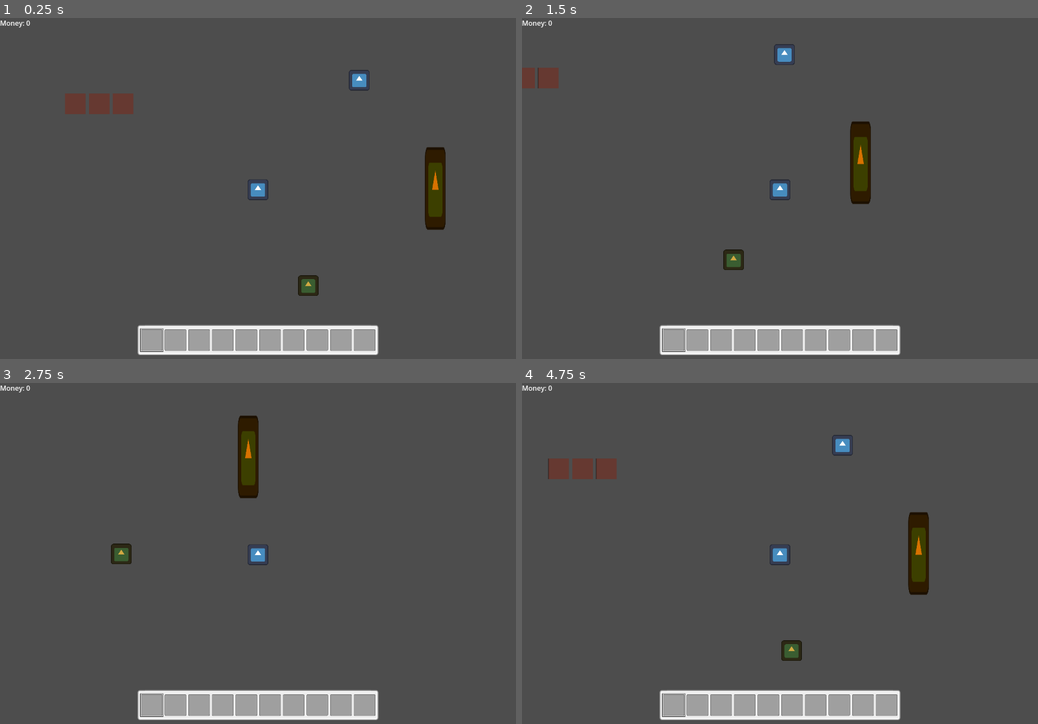
Above: before the commit, frames 1-4 (two rows, left to right).
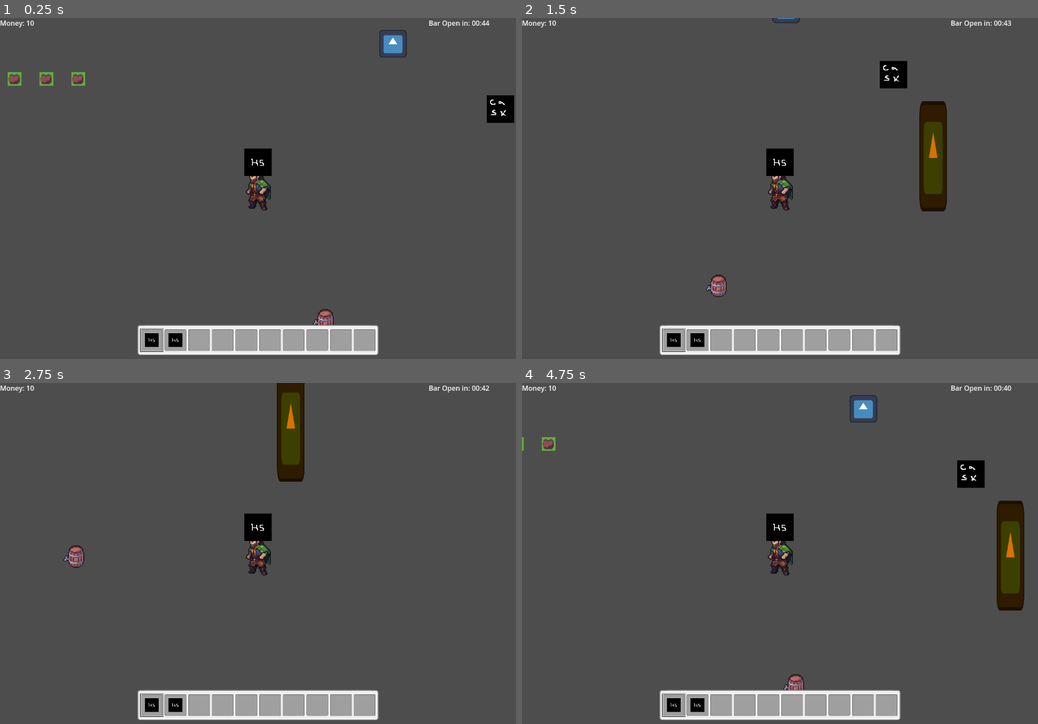
Above: after the commit, the same moments.

Repository: skyegrey/dwarf-brewing-co
Game: Godot game, scene res://scenes/main.tscn
The game is run twice, just before and just after one commit, with the same random seed, the same clock (stepped at 60 frames per second) and the same inputs. The engine's default icon, where the game draws it, is replaced by a stand-in: a white triangle on a blue panel in a dark square.
Inputs:
- Up to frame 1 (0.25 s): no input
- Up to frame 2 (1.5 s): tap Enter at 0.5 s; hold Right (ui_right) 0.53-1.28 s; hold Down (ui_down) from 1.28 s (still down)
- Up to frame 3 (2.75 s): release Down (ui_down) at 2.03 s; hold Right (ui_right) from 2.03 s (still down)
- Up to frame 4 (4.75 s): release Right (ui_right) at 2.78 s; hold Up (ui_up) 2.78-3.53 s; hold Left (ui_left) from 3.53 s (still down)

The runs differ from the first frame. In frame 1, 4.3% of the frame differs, in the area x 1-100%, y 0-97%; in frame 2, 5.2%; in frame 3, 4.0%; in frame 4, 5.8%, in the area x 0-98%, y 0-97%.

Commit message:
Bar quests, sprite updates, starting inventory, bar patrons

Diff:
--- /dev/null
+++ b/dwarf-brewing-co/resources/classes/plant_resource.gd
@@ -0,0 +1,4 @@
+class_name PlantResource extends Resource
+
+@export var growth_sprite: AtlasTexture
+@export var grown_sprite: AtlasTexture
--- /dev/null
+++ b/dwarf-brewing-co/resources/instances/plants/hops_plant.tres
@@ -0,0 +1,18 @@
+[gd_resource type="Resource" script_class="PlantResource" load_steps=5 format=3 uid="uid://bn61sdf1bcb8y"]
+
+[ext_resource type="Script" uid="uid://jv7ovcq6w0jo" path="res://resources/classes/plant_resource.gd" id="1_evtmb"]
+[ext_resource type="Texture2D" uid="uid://bl1jlvc1ancna" path="res://assets/item_sprites/spritesheet.png" id="1_wyr1x"]
+
+[sub_resource type="AtlasTexture" id="AtlasTexture_43deh"]
+atlas = ExtResource("1_wyr1x")
+region = Rect2(128, 32, 32, 32)
+
+[sub_resource type="AtlasTexture" id="AtlasTexture_kpuc0"]
+atlas = ExtResource("1_wyr1x")
+region = Rect2(128, 0, 32, 32)
+
+[resource]
+script = ExtResource("1_evtmb")
+growth_sprite = SubResource("AtlasTexture_kpuc0")
+grown_sprite = SubResource("AtlasTexture_43deh")
+metadata/_custom_type_script = "uid://jv7ovcq6w0jo"
--- a/dwarf-brewing-co/scenes/main.tscn
+++ b/dwarf-brewing-co/scenes/main.tscn
@@ -8,11 +8,13 @@
 [ext_resource type="Script" uid="uid://clnhcq0wecm6y" path="res://scripts/computer_menu_container.gd" id="3_d1ilt"]
 [ext_resource type="Texture2D" uid="uid://5dqca73bq508" path="res://assets/grey_panel.png" id="4_6iyac"]
 [ext_resource type="Script" uid="uid://d1rp2nlqw04qn" path="res://scripts/bar_node.gd" id="5_kry3j"]
+[ext_resource type="Texture2D" uid="uid://c7yw3u18i6w3j" path="res://assets/item_sprites/character-sprite.png" id="8_a8y0u"]
 [ext_resource type="Texture2D" uid="uid://bl1jlvc1ancna" path="res://assets/item_sprites/spritesheet.png" id="8_eb6dy"]
-[ext_resource type="Script" uid="uid://b425wrfmf1r3" path="res://scripts/cask_node.gd" id="9_d1ilt"]
+[ext_resource type="Script" uid="uid://b425wrfmf1r3" path="res://scripts/keg_node.gd" id="9_d1ilt"]
 [ext_resource type="Script" uid="uid://clwdkygjpt040" path="res://scripts/computer_node.gd" id="11_ya4ey"]
-[ext_resource type="Script" uid="uid://0kh8jdrui65r" path="res://scenes/soil_nodes.gd" id="12_eb6dy"]
+[ext_resource type="Script" uid="uid://0kh8jdrui65r" path="res://scripts/soil_nodes.gd" id="12_eb6dy"]
 [ext_resource type="Texture2D" uid="uid://d2jscqdoibdlw" path="res://assets/item_sprites/spritesheet-export.png" id="14_jkv2x"]
+[ext_resource type="Script" uid="uid://ceuoqwuapvi7l" path="res://scripts/cask_node.gd" id="15_jkv2x"]
 
 [sub_resource type="AtlasTexture" id="AtlasTexture_trceg"]
 atlas = ExtResource("14_jkv2x")
@@ -20,6 +22,10 @@
 
 [sub_resource type="RectangleShape2D" id="RectangleShape2D_bo1nx"]
 size = Vector2(32, 32)
+
+[sub_resource type="AtlasTexture" id="AtlasTexture_a8y0u"]
+atlas = ExtResource("8_eb6dy")
+region = Rect2(96, 32, 32, 32)
 
 [sub_resource type="RectangleShape2D" id="RectangleShape2D_kry3j"]
 size = Vector2(32, 32)
@@ -37,6 +43,13 @@
 [sub_resource type="RectangleShape2D" id="RectangleShape2D_344ge"]
 size = Vector2(32, 32)
 
+[sub_resource type="AtlasTexture" id="AtlasTexture_jkv2x"]
+atlas = ExtResource("8_eb6dy")
+region = Rect2(96, 64, 32, 32)
+
+[sub_resource type="RectangleShape2D" id="RectangleShape2D_jbj1t"]
+size = Vector2(32, 32)
+
 [node name="Main" type="Node2D"]
 
 [node name="CanvasLayer" type="CanvasLayer" parent="."]
@@ -220,20 +233,30 @@
 layout_mode = 2
 theme_override_constants/separation = 5
 
-[node name="Inventory" type="Node" parent="."]
-unique_name_in_owner = true
-script = ExtResource("2_344ge")
+[node name="TimerUI" type="MarginContainer" parent="CanvasLayer/UI"]
+unique_name_in_owner = true
+layout_mode = 1
+anchors_preset = 1
+anchor_left = 1.0
+anchor_right = 1.0
+offset_left = -203.0
+offset_bottom = 40.0
+grow_horizontal = 0
+
+[node name="OpenTime" type="RichTextLabel" parent="CanvasLayer/UI/TimerUI"]
+unique_name_in_owner = true
+layout_mode = 2
+text = "Bar Open in: "
 
 [node name="PlayerCharacter" type="Node2D" parent="."]
 unique_name_in_owner = true
 script = ExtResource("1_8gbba")
 
 [node name="Camera2D" type="Camera2D" parent="PlayerCharacter"]
-zoom = Vector2(1.5, 1.5)
+zoom = Vector2(2, 2)
 
 [node name="PlayerSprite" type="Sprite2D" parent="PlayerCharacter"]
-scale = Vector2(0.25, 0.25)
-texture = ExtResource("1_jjgbg")
+texture = ExtResource("8_a8y0u")
 metadata/_edit_lock_ = true
 
 [node name="ActiveItemSprite" type="Sprite2D" parent="PlayerCharacter"]
@@ -248,27 +271,29 @@
 shape = SubResource("RectangleShape2D_bo1nx")
 metadata/_edit_lock_ = true
 
-[node name="CaskNode" type="Node2D" parent="."]
+[node name="Inventory" type="Node" parent="."]
+unique_name_in_owner = true
+script = ExtResource("2_344ge")
+
+[node name="KegNode" type="Node2D" parent="."]
 position = Vector2(78, 149)
 script = ExtResource("9_d1ilt")
 
-[node name="Sprite2D" type="Sprite2D" parent="CaskNode"]
-self_modulate = Color(0.81752074, 0.66219383, 0.25706986, 1)
-scale = Vector2(0.25, 0.25)
-texture = ExtResource("1_jjgbg")
-metadata/_edit_lock_ = true
-
-[node name="FinishedItemSprite" type="Sprite2D" parent="CaskNode"]
+[node name="Sprite2D" type="Sprite2D" parent="KegNode"]
+texture = SubResource("AtlasTexture_a8y0u")
+metadata/_edit_lock_ = true
+
+[node name="FinishedItemSprite" type="Sprite2D" parent="KegNode"]
 position = Vector2(0, -32)
 
-[node name="Area2D" type="Area2D" parent="CaskNode"]
-metadata/_edit_lock_ = true
-
-[node name="CollisionShape2D" type="CollisionShape2D" parent="CaskNode/Area2D"]
+[node name="Area2D" type="Area2D" parent="KegNode"]
+metadata/_edit_lock_ = true
+
+[node name="CollisionShape2D" type="CollisionShape2D" parent="KegNode/Area2D"]
 shape = SubResource("RectangleShape2D_kry3j")
 metadata/_edit_lock_ = true
 
-[node name="BrewProgressBar" type="ProgressBar" parent="CaskNode"]
+[node name="BrewProgressBar" type="ProgressBar" parent="KegNode"]
 visible = false
 offset_left = -16.0
 offset_top = -21.0
@@ -278,7 +303,7 @@
 show_percentage = false
 
 [node name="BarNode" type="Node2D" parent="."]
-position = Vector2(275, -2)
+position = Vector2(328, 1)
 script = ExtResource("5_kry3j")
 
 [node name="Sprite2D" type="Sprite2D" parent="BarNode"]
@@ -288,9 +313,23 @@
 metadata/_edit_lock_ = true
 
 [node name="Area2D" type="Area2D" parent="BarNode"]
+metadata/_edit_lock_ = true
 
 [node name="CollisionShape2D" type="CollisionShape2D" parent="BarNode/Area2D"]
 shape = SubResource("RectangleShape2D_21xkr")
+metadata/_edit_lock_ = true
+
+[node name="NewQuestTimer" type="Timer" parent="BarNode"]
+wait_time = 3.0
+
+[node name="BarOpenTimer" type="Timer" parent="BarNode"]
+wait_time = 45.0
+one_shot = true
+autostart = true
+
+[node name="Patrons" type="Node2D" parent="BarNode"]
+position = Vector2(34, -40)
+metadata/_edit_lock_ = true
 
 [node name="DwarvenComputerNode" type="Node2D" parent="."]
 position = Vector2(157, -170)
@@ -309,3 +348,26 @@
 [node name="SoilNodes" type="Node2D" parent="."]
 position = Vector2(-283, -133)
 script = ExtResource("12_eb6dy")
+
+[node name="CaskNode" type="Node2D" parent="."]
+position = Vector2(282, -94)
+script = ExtResource("15_jkv2x")
+
+[node name="Sprite2D" type="Sprite2D" parent="CaskNode"]
+texture = SubResource("AtlasTexture_jkv2x")
+metadata/_edit_lock_ = true
+
+[node name="CountLabel" type="Label" parent="CaskNode"]
+offset_left = -16.0
+offset_top = -28.0
+offset_right = 16.0
+offset_bottom = -5.0
+horizontal_alignment = 1
+vertical_alignment = 1
+
+[node name="Area2D" type="Area2D" parent="CaskNode"]
+metadata/_edit_lock_ = true
+
+[node name="CollisionShape2D" type="CollisionShape2D" parent="CaskNode/Area2D"]
+shape = SubResource("RectangleShape2D_jbj1t")
+metadata/_edit_lock_ = true
--- /dev/null
+++ b/dwarf-brewing-co/scenes/patron_node.tscn
@@ -0,0 +1,23 @@
+[gd_scene load_steps=5 format=3 uid="uid://gh08mjkhus02"]
+
+[ext_resource type="Script" uid="uid://c8n1c5qpuahks" path="res://scripts/patron_node.gd" id="1_jqhnb"]
+[ext_resource type="Texture2D" uid="uid://c7yw3u18i6w3j" path="res://assets/item_sprites/character-sprite.png" id="2_fisrr"]
+[ext_resource type="Texture2D" uid="uid://bl1jlvc1ancna" path="res://assets/item_sprites/spritesheet.png" id="3_gmjls"]
+
+[sub_resource type="AtlasTexture" id="AtlasTexture_jkv2x"]
+atlas = ExtResource("3_gmjls")
+region = Rect2(160, 0, 32, 32)
+
+[node name="PatronNode" type="Node2D"]
+script = ExtResource("1_jqhnb")
+metadata/_edit_lock_ = true
+
+[node name="Sprite" type="Sprite2D" parent="."]
+texture = ExtResource("2_fisrr")
+metadata/_edit_lock_ = true
+
+[node name="RequestSprite" type="Sprite2D" parent="."]
+position = Vector2(0, -36)
+texture = SubResource("AtlasTexture_jkv2x")
+
+[node name="RequestedItemSprite" type="Sprite2D" parent="RequestSprite"]
--- a/dwarf-brewing-co/scenes/plant_node.tscn
+++ b/dwarf-brewing-co/scenes/plant_node.tscn
@@ -1,7 +1,11 @@
-[gd_scene load_steps=4 format=3 uid="uid://bp57bmaoke17m"]
+[gd_scene load_steps=5 format=3 uid="uid://bp57bmaoke17m"]
 
 [ext_resource type="Script" uid="uid://c6aqf7qlrg5ef" path="res://scripts/plant_node.gd" id="1_fkg27"]
-[ext_resource type="Texture2D" uid="uid://qe6ck4eku0vc" path="res://icon.svg" id="2_16gpg"]
+[ext_resource type="Texture2D" uid="uid://bl1jlvc1ancna" path="res://assets/item_sprites/spritesheet.png" id="2_fkg27"]
+
+[sub_resource type="AtlasTexture" id="AtlasTexture_16gpg"]
+atlas = ExtResource("2_fkg27")
+region = Rect2(128, 0, 32, 32)
 
 [sub_resource type="StyleBoxFlat" id="StyleBoxFlat_fkg27"]
 bg_color = Color(0, 1, 0, 1)
@@ -13,16 +17,16 @@
 [node name="PlantNode" type="Node2D"]
 script = ExtResource("1_fkg27")
 
-[node name="Sprite2D" type="Sprite2D" parent="."]
+[node name="Sprite" type="Sprite2D" parent="."]
 self_modulate = Color(0, 1, 0, 1)
-scale = Vector2(0.25, 0.25)
-texture = ExtResource("2_16gpg")
+texture = SubResource("AtlasTexture_16gpg")
+offset = Vector2(0, -8)
 metadata/_edit_lock_ = true
 
 [node name="GrowthProgressBar" type="ProgressBar" parent="."]
 offset_left = -16.0
-offset_top = -21.0
+offset_top = -27.0
 offset_right = 16.0
-offset_bottom = -16.0
+offset_bottom = -22.0
 theme_override_styles/fill = SubResource("StyleBoxFlat_fkg27")
 show_percentage = false
--- a/dwarf-brewing-co/scenes/soil_node.tscn
+++ b/dwarf-brewing-co/scenes/soil_node.tscn
@@ -1,10 +1,10 @@
 [gd_scene load_steps=5 format=3 uid="uid://dtlkjcavbqns5"]
 
-[ext_resource type="Script" uid="uid://3kqq7txc8vjc" path="res://scenes/soil_node.gd" id="1_mqv53"]
-[ext_resource type="Texture2D" uid="uid://d2jscqdoibdlw" path="res://assets/item_sprites/spritesheet-export.png" id="2_8ke0h"]
+[ext_resource type="Script" uid="uid://3kqq7txc8vjc" path="res://scripts/soil_node.gd" id="1_mqv53"]
+[ext_resource type="Texture2D" uid="uid://bl1jlvc1ancna" path="res://assets/item_sprites/spritesheet.png" id="2_mqv53"]
 
-[sub_resource type="AtlasTexture" id="AtlasTexture_jbj1t"]
-atlas = ExtResource("2_8ke0h")
+[sub_resource type="AtlasTexture" id="AtlasTexture_8ke0h"]
+atlas = ExtResource("2_mqv53")
 region = Rect2(96, 0, 32, 32)
 
 [sub_resource type="RectangleShape2D" id="RectangleShape2D_muem4"]
--- a/dwarf-brewing-co/scripts/bar_node.gd
+++ b/dwarf-brewing-co/scripts/bar_node.gd
@@ -1,12 +1,68 @@
 class_name BarNode extends Interactable
 
+# Scenes Refs
 @onready var inventory = %Inventory
+@onready var ui = %UI
 
-@onready var quests = {
+# Children Refs
+@onready var new_quest_timer = $NewQuestTimer
+@onready var patrons = $Patrons
+@onready var bar_open_timer = $BarOpenTimer
 
-}
+# Properties
+@onready var requestable_drinks = [
+	preload("uid://cutqkvsijjsfa")
+]
+@export var max_patrons = 5
+
+# State Vars
+@onready var available_positions = []
+@onready var is_bar_open: bool = false
+
+const PATRON_NODE = preload("uid://gh08mjkhus02")
+
+func _ready():
+	bar_open_timer.timeout.connect(_open_bar)
+	new_quest_timer.timeout.connect(_create_quest)
+	_create_available_bar_positions()
+
+func _create_available_bar_positions():
+	for patron_index in range(max_patrons):
+		available_positions.append(Vector2(0, 32 * patron_index))
+
+func _process(delta):
+	if not is_bar_open:
+		ui.update_bar_open_time(bar_open_timer.time_left)
+
+func _open_bar():
+	is_bar_open = true
+	ui.update_bar_open_time_set_open()
+	new_quest_timer.start()
+
+func _create_quest():
+	if patrons.get_child_count() >= max_patrons:
+		return
+	var requested_drink: BrewedItemResource = _roll_requested_drink()
+	_create_patron(requested_drink)
+
+func _roll_requested_drink():
+	return requestable_drinks.pick_random()
+
+func _create_patron(requested_drink: BrewedItemResource):
+	var new_patron: PatronNode = PATRON_NODE.instantiate()
+	new_patron.position = available_positions.pop_front()
+	patrons.add_child(new_patron)
 
 func interact() -> void:
-	if inventory.get_active_item() is BrewedItemResource:
-		inventory.consume_active_item()
-		inventory.add_gold(2)
+	var active_item: ItemResource = inventory.get_active_item()
+	if active_item is BrewedItemResource:
+		for patron: PatronNode in patrons.get_children():
+			if patron.requested_item == active_item:
+				inventory.consume_active_item()
+				inventory.add_gold(2)
+				available_positions.append(patron.position)
+				available_positions.sort_custom(
+					func(position1, position2): return position1.y < position2.y
+				)
+				patron.queue_free()
+				return
--- a/dwarf-brewing-co/scripts/cask_node.gd
+++ b/dwarf-brewing-co/scripts/cask_node.gd
@@ -1,57 +1,34 @@
 class_name CaskNode extends Interactable
-
-const BEER = preload("uid://cutqkvsijjsfa")
 
 @onready var inventory = %Inventory
 
-# Properties
-@export var base_brewing_time: float = 3.0 # seconds
+@onready var count_label = $CountLabel
 
-# State
-@export var is_brewing: bool = false
-@export var has_finished_item: bool = false
-var finished_product: ItemResource
-
-# Children Nodes
-@onready var brew_progress_bar: ProgressBar = $BrewProgressBar
-@onready var finished_item_sprite: Sprite2D = $FinishedItemSprite
-
-func _process(delta) -> void:
-	if is_brewing:
-		_update_brewing_progress_bar(delta)
+@onready var stored_drink: BrewedItemResource
+@onready var amount_stored: int = 0
 
 func interact() -> void:
-	if finished_product:
-		_pickup_finished_item()
+	var active_item: ItemResource = inventory.get_active_item()
+	if active_item is BrewedItemResource:
+		if not stored_drink:
+			stored_drink = inventory.consume_active_item()
+			amount_stored = 1
+			update_count_label()
+		elif stored_drink.name == active_item.name:
+			inventory.consume_active_item()
+			amount_stored += 1
+			update_count_label()
+	elif not active_item:
+		if stored_drink:
+			inventory.add_item(stored_drink)
+			amount_stored -= 1
+			update_count_label()
+			if amount_stored == 0:
+				stored_drink = null
 
-	elif not is_brewing:
-		if inventory.get_active_item() is BrewableItemResource:
-			inventory.consume_active_item()
-			_brew()
-
-func _brew() -> void:
-	is_brewing = true
-	brew_progress_bar.visible = true
-
-func _update_brewing_progress_bar(delta: float) -> void:
-	brew_progress_bar.value += delta / base_brewing_time * 100
-	if brew_progress_bar.value >= brew_progress_bar.max_value:
-		_finish_brewing()
-
-func _finish_brewing():
-	is_brewing = false
-	finished_product = BEER
-	brew_progress_bar.value = 0
-	brew_progress_bar.visible = false
-	_update_finish_item_sprite()
-
-func _pickup_finished_item() -> void:
-	inventory.add_item(finished_product)
-	finished_product = null
-	_update_finish_item_sprite()
-
-func _update_finish_item_sprite():
-	if finished_product:
-		finished_item_sprite.texture = finished_product.atlas_texture
+func update_count_label():
+	if amount_stored == 0:
+		count_label.visible = false
 	else:
-		finished_item_sprite.texture = null
+		count_label.visible = true
+		count_label.text = str(amount_stored)
--- a/dwarf-brewing-co/scripts/inventory.gd
+++ b/dwarf-brewing-co/scripts/inventory.gd
@@ -15,6 +15,9 @@
 func _ready() -> void:
 	ui.update_gold(gold)
 	_setup_inventory()
+	add_item(HOPS_SEEDS)
+	add_item(HOPS_SEEDS)
+	add_gold(10)
 
 func _process(delta: float) -> void:
 	if Input.is_action_just_pressed("ui_add_seed"):
--- /dev/null
+++ b/dwarf-brewing-co/scripts/keg_node.gd
@@ -0,0 +1,57 @@
+class_name KegNode extends Interactable
+
+const BEER = preload("uid://cutqkvsijjsfa")
+
+@onready var inventory = %Inventory
+
+# Properties
+@export var base_brewing_time: float = 3.0 # seconds
+
+# State
+@export var is_brewing: bool = false
+@export var has_finished_item: bool = false
+var finished_product: ItemResource
+
+# Children Nodes
+@onready var brew_progress_bar: ProgressBar = $BrewProgressBar
+@onready var finished_item_sprite: Sprite2D = $FinishedItemSprite
+
+func _process(delta) -> void:
+	if is_brewing:
+		_update_brewing_progress_bar(delta)
+
+func interact() -> void:
+	if finished_product:
+		_pickup_finished_item()
+
+	elif not is_brewing:
+		if inventory.get_active_item() is BrewableItemResource:
+			inventory.consume_active_item()
+			_brew()
+
+func _brew() -> void:
+	is_brewing = true
+	brew_progress_bar.visible = true
+
+func _update_brewing_progress_bar(delta: float) -> void:
+	brew_progress_bar.value += delta / base_brewing_time * 100
+	if brew_progress_bar.value >= brew_progress_bar.max_value:
+		_finish_brewing()
+
+func _finish_brewing():
+	is_brewing = false
+	finished_product = BEER
+	brew_progress_bar.value = 0
+	brew_progress_bar.visible = false
+	_update_finish_item_sprite()
+
+func _pickup_finished_item() -> void:
+	inventory.add_item(finished_product)
+	finished_product = null
+	_update_finish_item_sprite()
+
+func _update_finish_item_sprite():
+	if finished_product:
+		finished_item_sprite.texture = finished_product.atlas_texture
+	else:
+		finished_item_sprite.texture = null
--- /dev/null
+++ b/dwarf-brewing-co/scripts/patron_node.gd
@@ -0,0 +1,10 @@
+class_name PatronNode extends Node2D
+
+# Children Refs
+@onready var requested_item_sprite = $RequestSprite/RequestedItemSprite
+
+# State
+@onready var requested_item: BrewedItemResource = preload("uid://cutqkvsijjsfa")
+
+func _ready():
+	requested_item_sprite.texture = requested_item.atlas_texture
--- a/dwarf-brewing-co/scripts/plant_node.gd
+++ b/dwarf-brewing-co/scripts/plant_node.gd
@@ -6,6 +6,13 @@
 
 @onready var growth_progress_bar: ProgressBar = $GrowthProgressBar
 @onready var is_grown: bool = false
+
+const HOPS_PLANT = preload("uid://bn61sdf1bcb8y")
+
+@onready var sprite = $Sprite
+
+func _ready():
+	sprite.texture = HOPS_PLANT.growth_sprite
 
 func _process(delta) -> void:
 	if not is_grown:
@@ -19,5 +26,12 @@
 func _update_growth_progress_bar(delta: float):
 	growth_progress_bar.value += delta / growth_time * 100
 	if growth_progress_bar.value >= 100:
-		is_grown = true
-		growth_progress_bar.visible = false
+		_finish_growing()
+
+func _finish_growing():
+	sprite.texture = HOPS_PLANT.grown_sprite
+	is_grown = true
+	growth_progress_bar.visible = false
+
+func skip_growth_phase():
+	_finish_growing()
--- a/dwarf-brewing-co/scripts/ui.gd
+++ b/dwarf-brewing-co/scripts/ui.gd
@@ -5,6 +5,7 @@
 @onready var gold_label: RichTextLabel = %GoldLabel
 @onready var modal_background = %ModalBackground
 @onready var computer_menu_container = %ComputerMenuContainer
+@onready var open_time = %OpenTime
 
 @onready var hotbar_h_box = %HotbarHBox
 
@@ -69,3 +70,13 @@
 	if inventory.gold >= purchase_price:
 		inventory.spend_gold(purchase_price)
 		inventory.add_item(HOPS_SEEDS)
+
+func update_bar_open_time(time_remaining: float):
+	var minutes_remaining = '%02d' % (int(time_remaining) / 60)
+	var seconds_remaining = '%02d' % (int(time_remaining) % 60)
+	open_time.text = str(
+		'Bar Open in: ', minutes_remaining, ':', seconds_remaining
+	)
+
+func update_bar_open_time_set_open():
+	open_time.text = 'Bar Open!'
Binary file added: dwarf-brewing-co/assets/item_sprites/character-sprite.png
Not shown, added: dwarf-brewing-co/assets/item_sprites/character-sprite.png.import
Binary file changed: dwarf-brewing-co/assets/item_sprites/spritesheet.png
Not shown, added: dwarf-brewing-co/resources/classes/plant_resource.gd.uid
Not shown: 1 places in dwarf-brewing-co/scenes/main.tscn that only renumber resources
Not shown: 1 places in dwarf-brewing-co/scenes/soil_node.tscn that only renumber resources
Not shown, changed: dwarf-brewing-co/scripts/cask_node.gd.uid
Not shown, added: dwarf-brewing-co/scripts/keg_node.gd.uid
Not shown, added: dwarf-brewing-co/scripts/patron_node.gd.uid
Renamed: dwarf-brewing-co/scenes/soil_node.gd -> dwarf-brewing-co/scripts/soil_node.gd
Renamed: dwarf-brewing-co/scenes/soil_node.gd.uid -> dwarf-brewing-co/scripts/soil_node.gd.uid
Renamed: dwarf-brewing-co/scenes/soil_nodes.gd -> dwarf-brewing-co/scripts/soil_nodes.gd
(and 1 more such lines)
